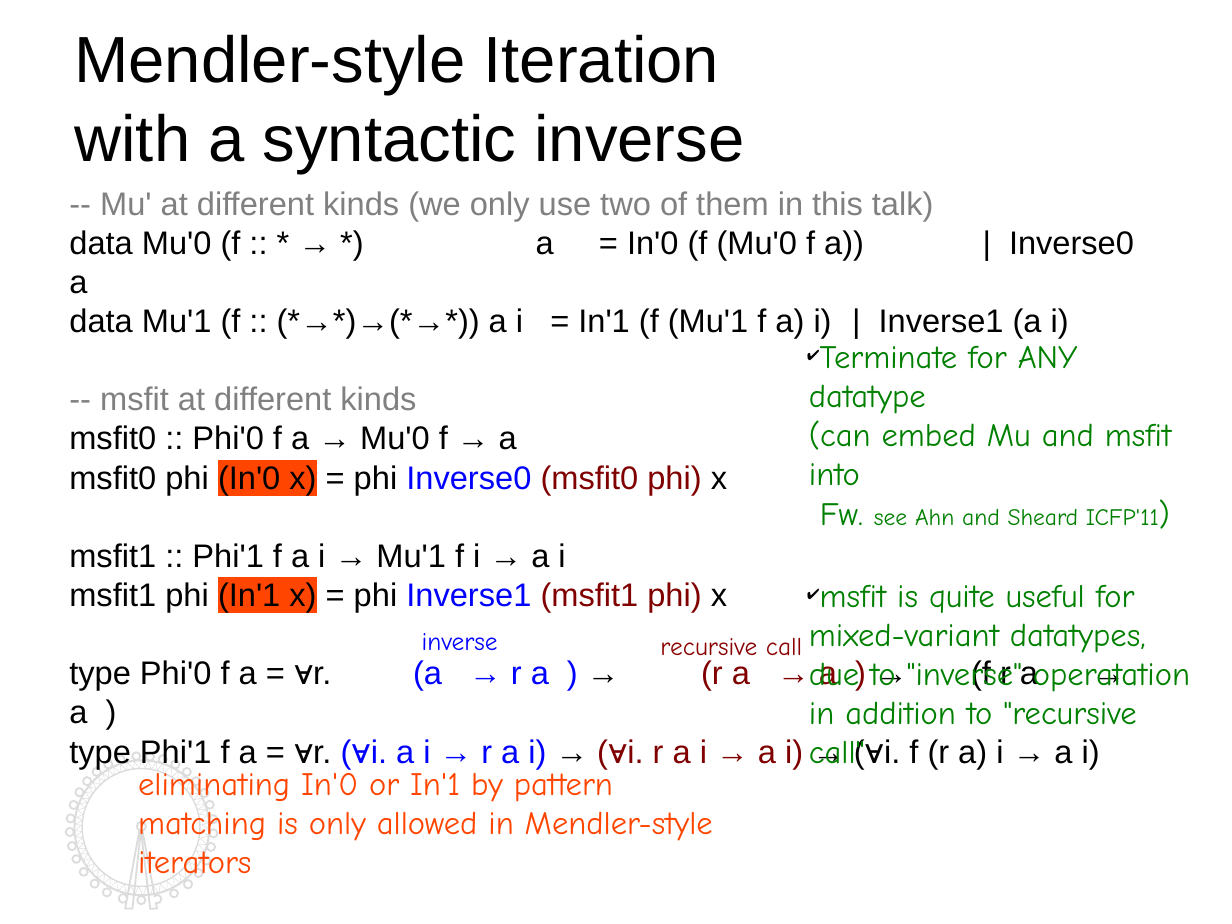
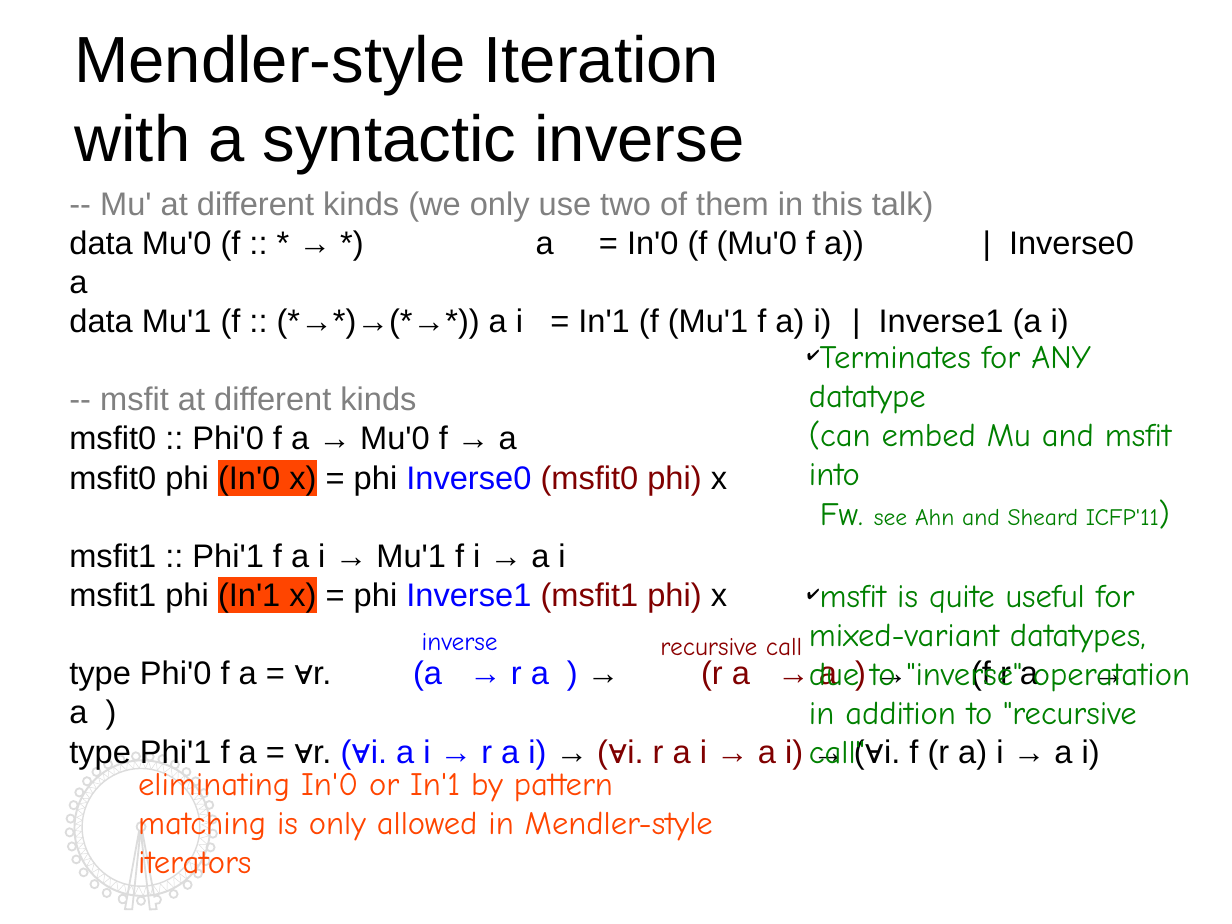
Before and after one commit to kyagrd/naxPapers, a slide deck: slide 8 of draft/TYPES13/ppt/myslide.odp. Drawn at 1232x924 pixels with LibreOffice and Linux fonts; fonts in the diff are those of the drawing. Boxes give left, top, right and bottom in pixels: in the first picture for what was removed or moved away, otherwise in the second. Text is boxed around its words. In the diff, an @@ line names an element or a change of style, - is before the commit and + after.

```diff
--- a/draft/TYPES13/ppt/myslide.odp
+++ b/draft/TYPES13/ppt/myslide.odp
@@ text at <box>809,345,1172,526</box>: text changed @@
-✔ Terminate for ANY datatype
-  (can embed Mu and msfit into
-  Fw. see Ahn and Sheard ICFP'11)
+✔ Terminates for ANY datatype
+  (can embed Mu and msfit into
+  Fw. see Ahn and Sheard ICFP'11)
```
Also in this commit, not shown: 16 other slides changed, 1 other file.
